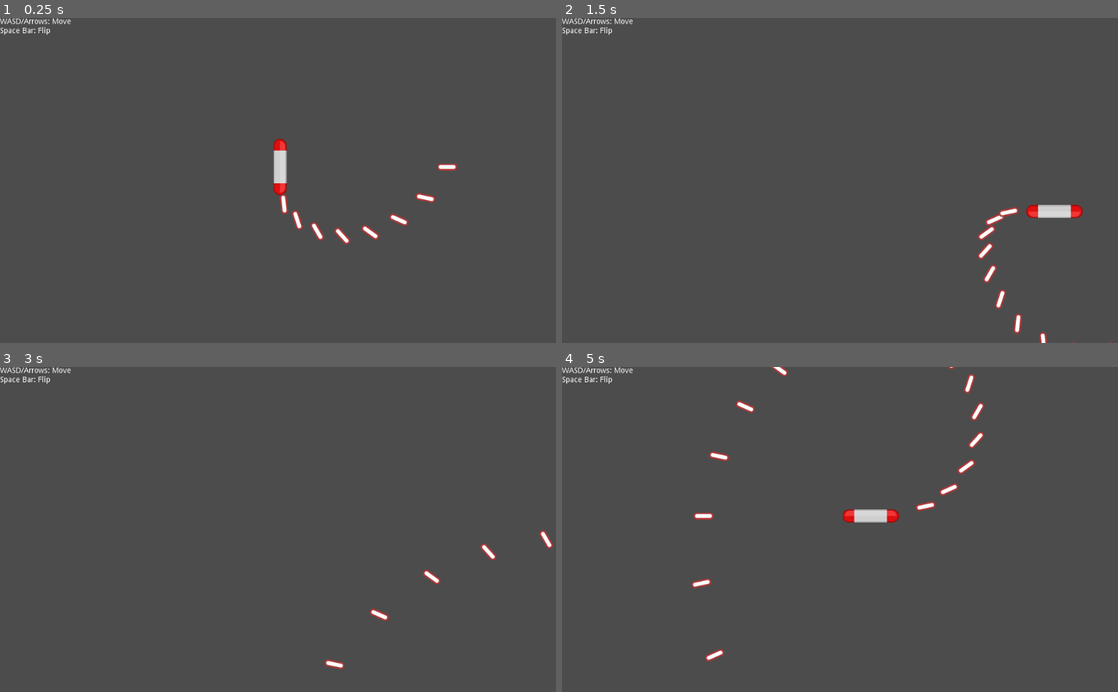
Above: before the commit, frames 1-4 (two rows, left to right).
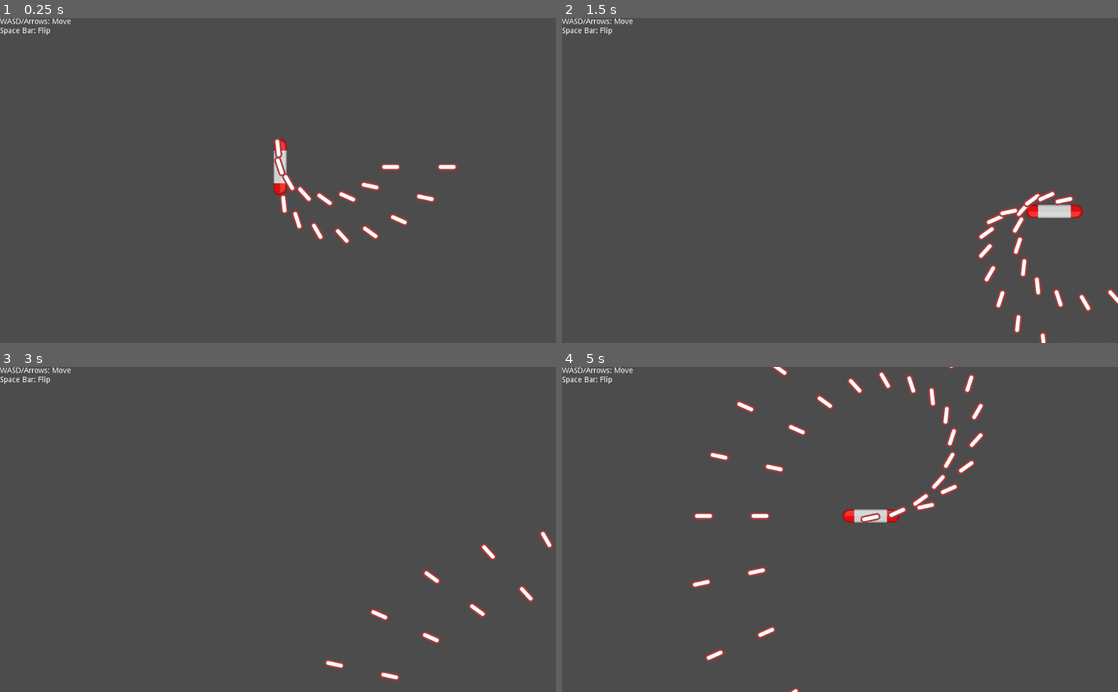
Above: after the commit, the same moments.

Repository: ItsSeaJay/godot-wild-jam-22
Game: Godot game, scene res://Game.tscn
The game is run twice, just before and just after one commit, with the same random seed, the same clock (stepped at 60 frames per second) and the same inputs.
Inputs:
- Up to frame 1 (0.25 s): no input
- Up to frame 2 (1.5 s): hold D (player_move_right) 0.53-1.28 s; hold S (player_move_down) from 1.28 s (still down)
- Up to frame 3 (3 s): release S (player_move_down) at 2.03 s; hold D (player_move_right) 2.03-2.78 s; hold W (player_move_up) from 2.78 s (still down)
- Up to frame 4 (5 s): release W (player_move_up) at 3.53 s; hold Left (player_move_left) from 3.53 s (still down)

The runs differ from the first frame. In frame 1, 0.6% of the frame differs, in the area x 49-73%, y 36-59%; in frame 2, 0.8%; in frame 3, 0.3%; in frame 4, 1.3%, in the area x 33-72%, y 1-100%.

Commit message:
Add support for two muzzles

Diff:
--- a/combat/hitbox/Hitbox.gd
+++ b/combat/hitbox/Hitbox.gd
@@ -14,6 +14,7 @@
 	if area is Hurtbox:
 		var entity = area.get_node(area.path_to_owner)
 
-		if entity.is_in_group(target_group):
-			entity.hit()
-			emit_signal("target_group_hit")
+		if entity != null:
+			if entity.is_in_group(target_group):
+				entity.hit()
+				emit_signal("target_group_hit")
--- a/combat/hurtbox/Hurtbox.gd
+++ b/combat/hurtbox/Hurtbox.gd
@@ -1,4 +1,5 @@
 class_name Hurtbox
 extends Area2D
 
+
 export var path_to_owner : NodePath
--- a/player/Player.gd
+++ b/player/Player.gd
@@ -63,16 +63,18 @@
 		$Sprite.texture = SPRITES["player"][team]
 
 func fire():
-	var instance = Bullet.instance()
-	instance.global_position = $Muzzle.global_position
-	instance.velocity = Vector2(cos(rotation) * shot_speed, sin(rotation) * shot_speed)
-	instance.team = team
-	instance.target_group = "enemy" # Make sure this bullet only collides with enemy ships
+	for child in $Muzzles.get_children():
+		var instance = Bullet.instance()
+		instance.global_position = child.global_position
+		instance.velocity = Vector2(cos(rotation) * shot_speed, sin(rotation) * shot_speed)
+		instance.team = team # Set the bullet to be the team the player is on
+		instance.target_group = "enemy" # Make sure this bullet only collides with enemy ships
 
-	if SPRITES["bullet"].has(team):
-		instance.get_node("Sprite").texture = SPRITES["bullet"][team]
+		# Ensure the projectile looks correct
+		if SPRITES["bullet"].has(team):
+			instance.get_node("Sprite").texture = SPRITES["bullet"][team]
 
-	get_tree().root.add_child(instance)
+		get_tree().root.add_child(instance)
 
 	# Prevent the player from firing until the heat has surpised the cooldown time
 	heat = cooldown_time
--- a/player/Player.tscn
+++ b/player/Player.tscn
@@ -7,6 +7,9 @@
 [sub_resource type="CapsuleShape2D" id=1]
 radius = 11.7014
 height = 82.5135
+
+[sub_resource type="RectangleShape2D" id=2]
+extents = Vector2( 30.3646, 10 )
 
 [node name="Player" type="KinematicBody2D" groups=[
 "player",
@@ -20,7 +23,17 @@
 rotation = 1.5708
 shape = SubResource( 1 )
 
-[node name="Muzzle" type="Node2D" parent="."]
+[node name="Hurtbox" parent="." instance=ExtResource( 3 )]
+
+[node name="CollisionShape2D" parent="Hurtbox" index="0"]
+shape = SubResource( 2 )
+
+[node name="Muzzles" type="Node2D" parent="."]
+
+[node name="Muzzle" type="Node2D" parent="Muzzles"]
 position = Vector2( 52, 0 )
 
-[node name="Hurtbox" parent="." instance=ExtResource( 3 )]
+[node name="Muzzle2" type="Node2D" parent="Muzzles"]
+position = Vector2( -52, 0 )
+
+[editable path="Hurtbox"]
Not shown: 1 places in player/Player.tscn that only renumber resources
